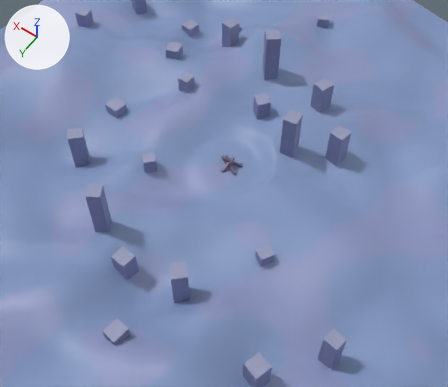
Before and after pictures for a commit that changed the glTF model assets/campfire/grass_lab.gltf.
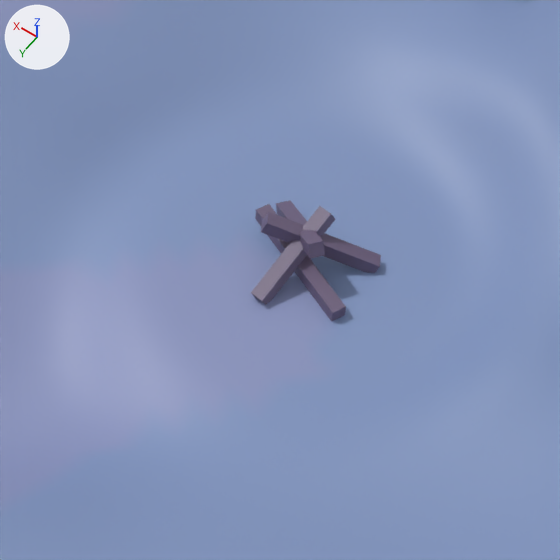
Old and new are each drawn from a camera (50 mm lens) standing at (-19.31, 27.87, 39.01) and looking at (-0.82, 1.98, -1.66) and again close up on the part from 40% to 61% of the width and 31% to 56% of the height. Arrows for +X, +Y and +Z are at upper left; the lights stay in place. The last two pictures show the newer version. Vertices at exactly the same position are counted once.

The scene before the commit, as lines of its bpy script (objects in view):
```python
me_ground = bpy.data.meshes.new('GROUND')
me_ground.from_pydata(...)  # 22801 vertices, 45000 faces; spans x -30.0..30.0, y -30.0..30.0, z -2.6..2.7
me_ground.materials.append(mat_defaultmaterial)
me_log_00 = bpy.data.meshes.new('LOG_00')
me_log_00.from_pydata(...)  # 8 vertices, 12 faces; spans x -0.79..0.79, y -0.52..0.52, z -0.47..0.47
me_log_00.materials.append(mat_defaultmaterial_026)
me_log_01 = bpy.data.meshes.new('LOG_01')
me_log_01.from_pydata(...)  # 8 vertices, 12 faces; spans x -0.705..0.705, y -0.568..0.568, z -0.473..0.473
me_log_01.materials.append(mat_defaultmaterial_027)
me_log_02 = bpy.data.meshes.new('LOG_02')
me_log_02.from_pydata(...)  # 8 vertices, 12 faces; spans x -0.22..0.22, y -0.76..0.76, z -0.45..0.45
me_log_02.materials.append(mat_defaultmaterial_028)
me_log_03 = bpy.data.meshes.new('LOG_03')
me_log_03.from_pydata(...)  # 8 vertices, 12 faces; spans x -1.0..1.0, y -0.51..0.51, z -0.21..0.21
me_log_03.materials.append(mat_defaultmaterial_029)
ob_ground = bpy.data.objects.new('GROUND', me_ground)
ob_ground.location = (0.0, 0.0, 0.0)
ob_log_00 = bpy.data.objects.new('LOG_00', me_log_00)
ob_log_00.location = (-0.2, -0.1, -0.09)
ob_log_01 = bpy.data.objects.new('LOG_01', me_log_01)
ob_log_01.location = (0.2, -0.15, -0.09)
ob_log_02 = bpy.data.objects.new('LOG_02', me_log_02)
ob_log_02.location = (0.0, 0.3, -0.11)
ob_log_03 = bpy.data.objects.new('LOG_03', me_log_03)
ob_log_03.location = (-0.05, 0.2, -0.31)
```
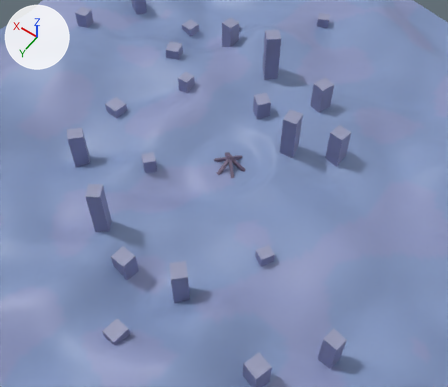
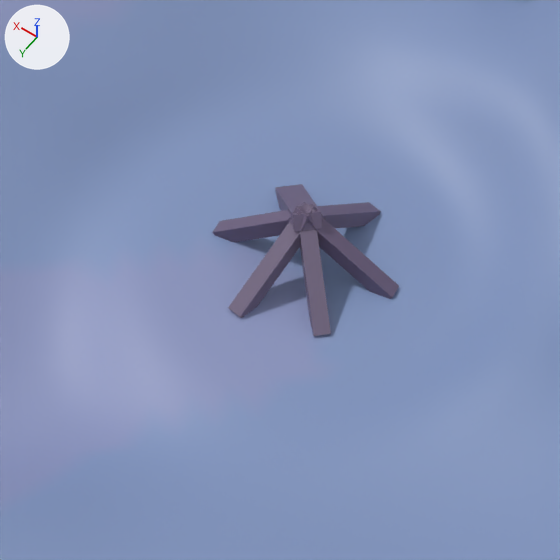
Edits to the bpy script that builds the scene:
```text
Add mat_defaultmaterial_031:
    mat_defaultmaterial_031 = bpy.data.materials.new('DefaultMaterial.031')
    mat_defaultmaterial_031.use_nodes = True; mat_defaultmaterial_031.node_tree.nodes.clear()
    _N = mat_defaultmaterial_031.node_tree.nodes; _L = mat_defaultmaterial_031.node_tree.links
    n0 = _N.new('ShaderNodeOutputMaterial'); n0.name = 'Material Output'
    n1 = _N.new('ShaderNodeBsdfPrincipled'); n1.name = 'Principled BSDF'
    n2 = _N.new('ShaderNodeVertexColor'); n2.name = 'Color Attribute'
    _L.new(n1.outputs[0], n0.inputs[0])  # 'BSDF' to 'Surface'
    _L.new(n2.outputs[0], n1.inputs[0])  # 'Color' to 'Base Color'
Add mat_defaultmaterial_030:
    mat_defaultmaterial_030 = bpy.data.materials.new('DefaultMaterial.030')
    mat_defaultmaterial_030.use_nodes = True; mat_defaultmaterial_030.node_tree.nodes.clear()
    _N = mat_defaultmaterial_030.node_tree.nodes; _L = mat_defaultmaterial_030.node_tree.links
    n0 = _N.new('ShaderNodeOutputMaterial'); n0.name = 'Material Output'
    n1 = _N.new('ShaderNodeBsdfPrincipled'); n1.name = 'Principled BSDF'
    n2 = _N.new('ShaderNodeVertexColor'); n2.name = 'Color Attribute'
    _L.new(n1.outputs[0], n0.inputs[0])  # 'BSDF' to 'Surface'
    _L.new(n2.outputs[0], n1.inputs[0])  # 'Color' to 'Base Color'
Change me_log_00:
    remove me_log_00.from_pydata(...)  # 8 vertices, 12 faces; spans x -0.79..0.79, y -0.52..0.52, z -0.47..0.47
    add me_log_00.from_pydata(...)  # 8 vertices, 12 faces; spans x -0.83..0.83, y -0.26..0.26, z -0.63..0.63
    me_log_00 part 1: the whole mesh is multiplied about its middle by the matrix ((0.295, 0.854, 0.515), (0.439, 0.372, -0.867), (-0.896, 0.463, -0.255))
Change me_log_01:
    remove me_log_01.from_pydata(...)  # 8 vertices, 12 faces; spans x -0.705..0.705, y -0.568..0.568, z -0.473..0.473
    add me_log_01.from_pydata(...)  # 8 vertices, 12 faces; spans x -0.261..0.261, y -0.828..0.828, z -0.633..0.633
    me_log_01 part 2
    me_log_01.vertices[0].co: (-0.573, 0.568, 0.277) -> (-0.237, -0.647, -0.633)  # pixel (310, 258) -> not seen
    me_log_01.vertices[1].co: (0.705, -0.392, -0.277) -> (-0.001, 0.689, 0.633)  # pixel (275, 203) -> pixel (308, 216)
    me_log_01.vertices[2].co: (0.627, -0.332, -0.473) -> (0.023, 0.828, 0.436)  # not seen -> pixel (300, 231)
    me_log_01.vertices[3].co: (-0.495, 0.508, 0.473) -> (-0.261, -0.786, -0.436)  # pixel (308, 244) -> pixel (381, 211)
    me_log_01.vertices[4].co: (0.573, -0.568, -0.277) -> (0.237, 0.647, 0.633)  # pixel (290, 200) -> pixel (295, 207)
    me_log_01.vertices[5].co: (-0.705, 0.392, 0.277) -> (0.001, -0.689, -0.633)  # pixel (325, 255) -> not seen
    me_log_01.vertices[6].co: (0.495, -0.508, -0.473) -> (0.261, 0.786, 0.436)  # not seen -> pixel (288, 222)
    me_log_01.vertices[7].co: (-0.627, 0.332, 0.473) -> (-0.023, -0.828, -0.436)  # pixel (323, 240) -> pixel (369, 202)
Change me_log_03:
    remove me_log_03.from_pydata(...)  # 8 vertices, 12 faces; spans x -1.0..1.0, y -0.51..0.51, z -0.21..0.21
    add me_log_03.from_pydata(...)  # 8 vertices, 12 faces; spans x -0.83..0.83, y -0.26..0.26, z -0.63..0.63
    me_log_03 part 3
    me_log_03.vertices[0].co: (0.92, -0.51, -0.01) -> (-0.69, 0.0, -0.63)
    me_log_03.vertices[1].co: (-1.0, 0.3, 0.01) -> (0.65, 0.24, 0.63)  # pixel (345, 306) -> pixel (297, 213)
    me_log_03.vertices[2].co: (-0.98, 0.29, -0.21) -> (0.79, 0.26, 0.44)  # pixel (344, 315) -> pixel (288, 219)
    me_log_03.vertices[3].co: (0.9, -0.5, 0.21) -> (-0.83, -0.02, -0.44)  # pixel (269, 203) -> pixel (392, 297)
    me_log_03.vertices[4].co: (-0.92, 0.51, 0.01) -> (0.69, 0.0, 0.63)  # pixel (332, 312) -> pixel (304, 201)
    me_log_03.vertices[5].co: (0.98, -0.29, 0.21) -> (-0.79, -0.26, -0.44)  # pixel (256, 209) -> pixel (399, 285)
    me_log_03.vertices[6].co: (-0.9, 0.5, -0.21) -> (0.83, 0.02, 0.44)  # pixel (331, 321) -> pixel (295, 207)
    me_log_03.vertices[7].co: (1.0, -0.3, -0.01) -> (-0.65, -0.24, -0.63)  # pixel (255, 218) -> not seen
Change ob_log_00:
    ob_log_00.location: (-0.2, -0.1, -0.09) -> (0.59, 0.1, -0.03)
Change ob_log_01:
    ob_log_01.location: (0.2, -0.15, -0.09) -> (-0.1, -0.59, -0.03)
Remove ob_log_02:
    ob_log_02 = bpy.data.objects.new('LOG_02', me_log_02)
Change ob_log_03:
    ob_log_03.location: (-0.05, 0.2, -0.31) -> (-0.59, -0.1, -0.03)
Add ob_log_05:
    ob_log_05 = bpy.data.objects.new('LOG_05', me_mesh_31)  # 8 vertices, 12 faces; spans x -0.665..0.665, y -0.665..0.665, z -0.633..0.633
    ob_log_05.location = (-0.43, 0.43, -0.03)
Add ob_log_04:
    ob_log_04 = bpy.data.objects.new('LOG_04', me_mesh_30)  # 8 vertices, 12 faces; spans x -0.26..0.26, y -0.83..0.83, z -0.63..0.63
    ob_log_04.location = (0.1, 0.59, -0.03)
Add ob_log_split_02:
    ob_log_split_02 = bpy.data.objects.new('LOG_SPLIT_02', me_log_02_1)  # 8 vertices, 12 faces; spans x -0.719..0.719, y -0.719..0.719, z -0.633..0.633
    ob_log_split_02.location = (0.43, -0.43, -0.03)
```

Location of each change, (x1, y1, x2, y2) in pixels of the close-ups (560 x 560 px):
'LOG_03', reshaped, moved (22% wider, 18% shorter): before (255, 204, 346, 321); after (288, 203, 399, 299)
'LOG_00', reshaped, moved (7% narrower, 39% shorter): before (261, 212, 381, 273); after (212, 205, 323, 242)
'LOG_04', added (purple): after (228, 202, 322, 318)
'LOG_01', reshaped, moved (86% wider, 50% shorter): before (276, 200, 325, 259); after (289, 202, 381, 231)
'LOG_05', added (purple): after (295, 204, 331, 336)
'LOG_02', deleted: before (251, 206, 335, 305)
'LOG_SPLIT_02', added (purple): after (275, 184, 322, 232)
